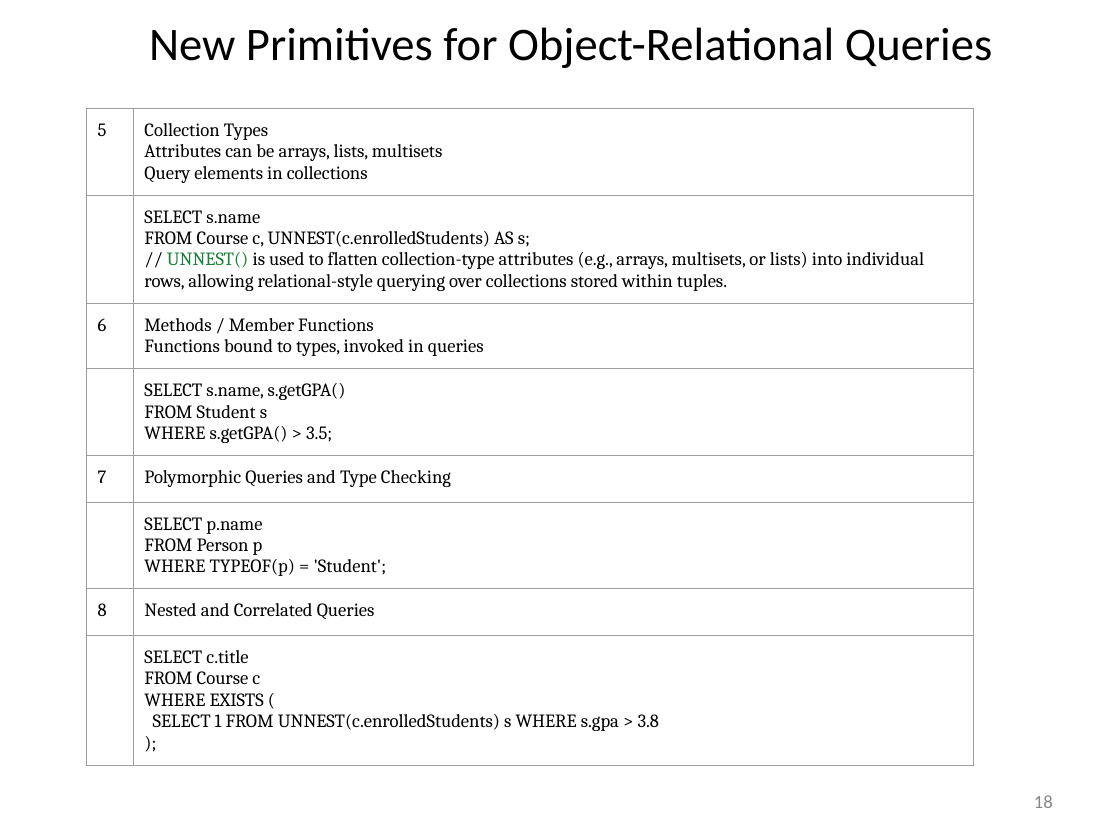
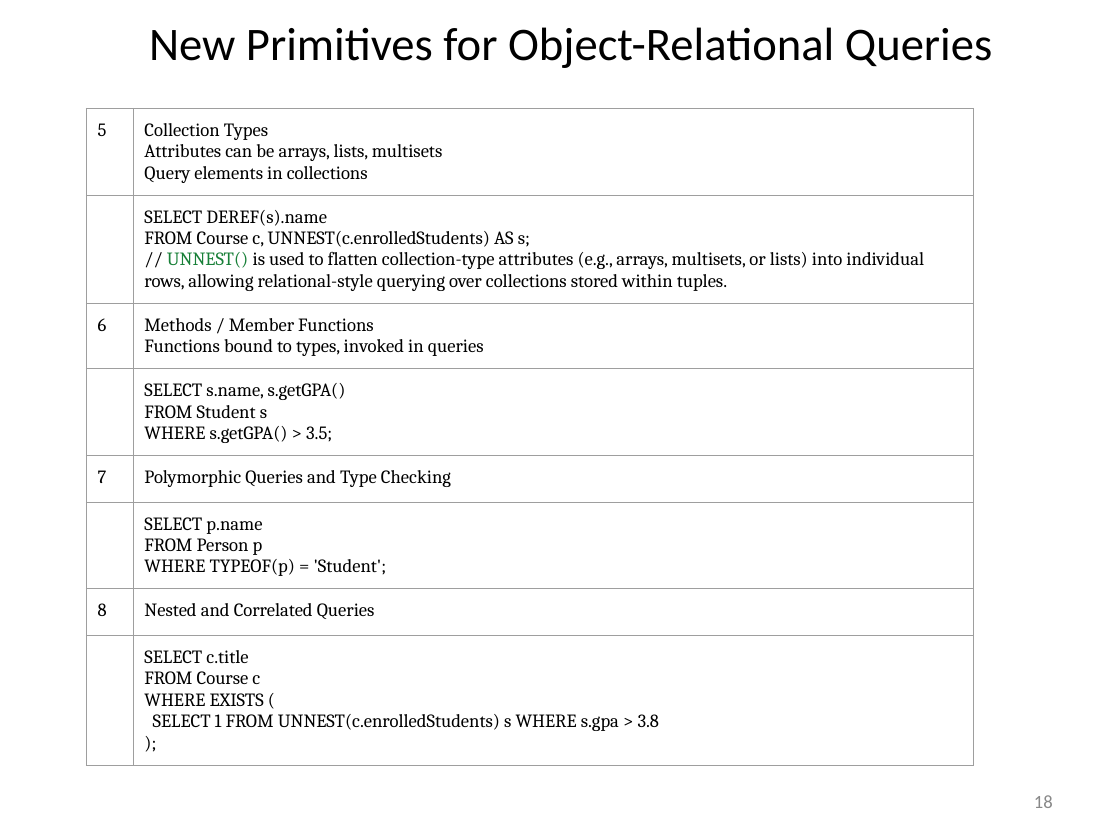
Before and after one commit to rizveeredwan/course-contents, a slide deck: slide 18 of CSE-3104/Slides/Introduction_to_modern_databases.pptx. Drawn at 1120x840 pixels with LibreOffice and Linux fonts; fonts in the diff are those of the drawing. Boxes give left, top, right and bottom in pixels: in the first picture for what was removed or moved away, otherwise in the second. Text is boxed around its words. In the diff, an @@ line names an element or a change of style, - is before the commit and + after.

Commit message:
With corrections in DEREF

```diff
--- a/CSE-3104/Slides/Introduction_to_modern_databases.pptx
+++ b/CSE-3104/Slides/Introduction_to_modern_databases.pptx
@@ table at bbox=[86, 109, 973, 735] @@
-row 2, column 2: SELECT s.name / FROM Course c, UNNEST(c.enrolledStudents) AS s; / // UNNEST() is used to flatten collection-type attributes (e.g., arrays, multisets, or lists) into individual rows, allowing relational-style querying over collections stored within tuples.
+row 2, column 2: SELECT DEREF(s).name / FROM Course c, UNNEST(c.enrolledStudents) AS s; / // UNNEST() is used to flatten collection-type attributes (e.g., arrays, multisets, or lists) into individual rows, allowing relational-style querying over collections stored within tuples.
```
Also in this commit, not shown: 4 other slides changed.
